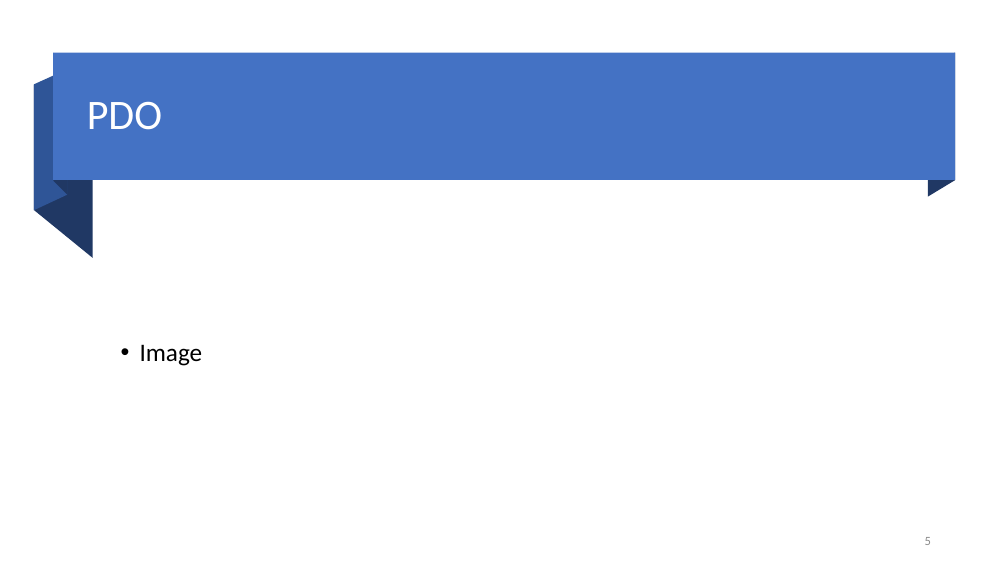
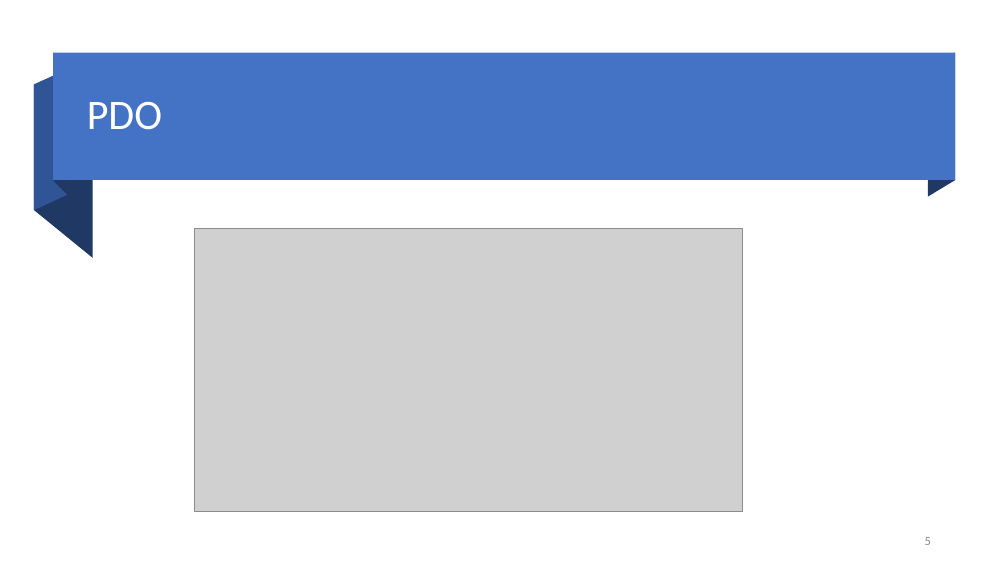
Before and after one commit to DylanMielot/FormationFormateur, a slide deck: slide 5 of Formation de formateur.pptx. Drawn at 1008x567 pixels with LibreOffice and Linux fonts; fonts in the diff are those of the drawing; grey boxes stand for pictures. Boxes give left, top, right and bottom in pixels: in the first picture for what was removed or moved away, otherwise in the second. Text is boxed around its words. In the diff, an @@ line names an element or a change of style, - is before the commit and + after.

Commit message:
graphique server/bdd + image PDO

```diff
--- a/Formation de formateur.pptx
+++ b/Formation de formateur.pptx
@@ picture added at (x1=195, y1=228, x2=743, y2=512) @@
@@ text removed at (x1=140, y1=344, x2=203, y2=366) @@
-• Image
```
